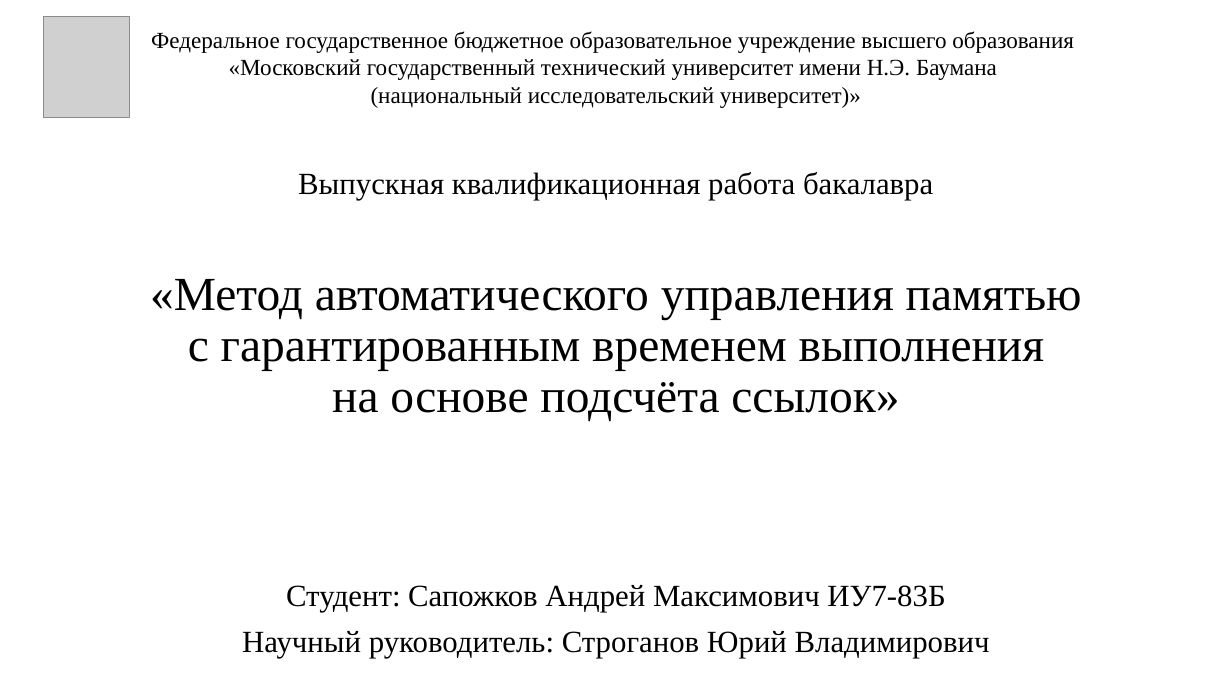
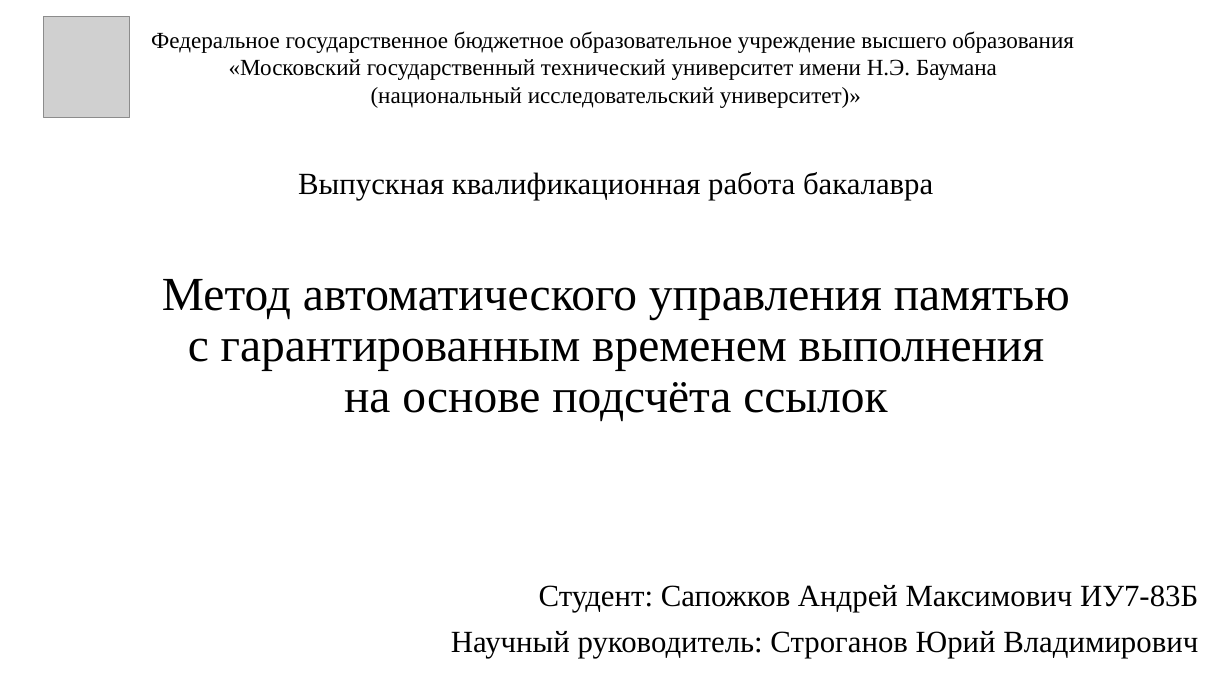
Before and after one commit to Inspirate789/alloc, a slide deck: slide 1 of docs/presentation/bachelor-thesis.pptx. Drawn at 1232x693 pixels with LibreOffice and Linux fonts; fonts in the diff are those of the drawing; grey boxes stand for pictures. Boxes give left, top, right and bottom in pixels: in the first picture for what was removed or moved away, otherwise in the second. Text is boxed around its words. In the diff, an @@ line names an element or a change of style, - is before the commit and + after.

```diff
--- a/docs/presentation/bachelor-thesis.pptx
+++ b/docs/presentation/bachelor-thesis.pptx
@@ title at (x1=162, y1=279, x2=1070, y2=422): text changed @@
-«Метод автоматического управления памятью
-с гарантированным временем выполнения
-на основе подсчёта ссылок»
+Метод автоматического управления памятью
+с гарантированным временем выполнения
+на основе подсчёта ссылок
@@ subtitle "Студент: Сапожков Андрей Максимович ИУ7-83Б" moved from (x1=242, y1=585, x2=990, y2=658) to (x1=451, y1=585, x2=1198, y2=658) @@
@@ subtitle "Студент: Сапожков Андрей Максимович ИУ7-83Б" at (x1=451, y1=585, x2=1198, y2=658): alignment centre to right @@
```
Also in this commit, not shown: 6 other slides changed, 4 slides added, 4 slides removed, 13 other files.
